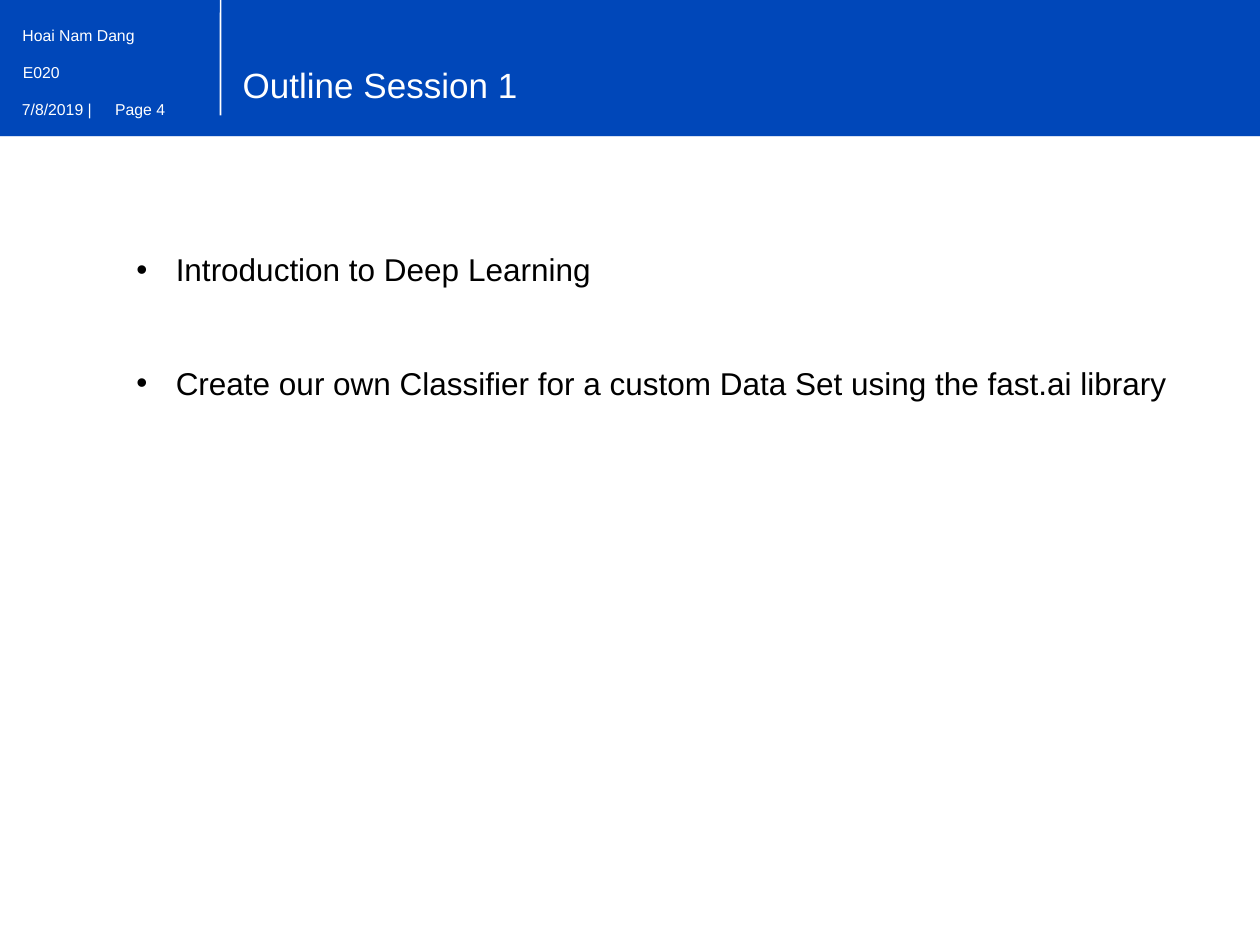
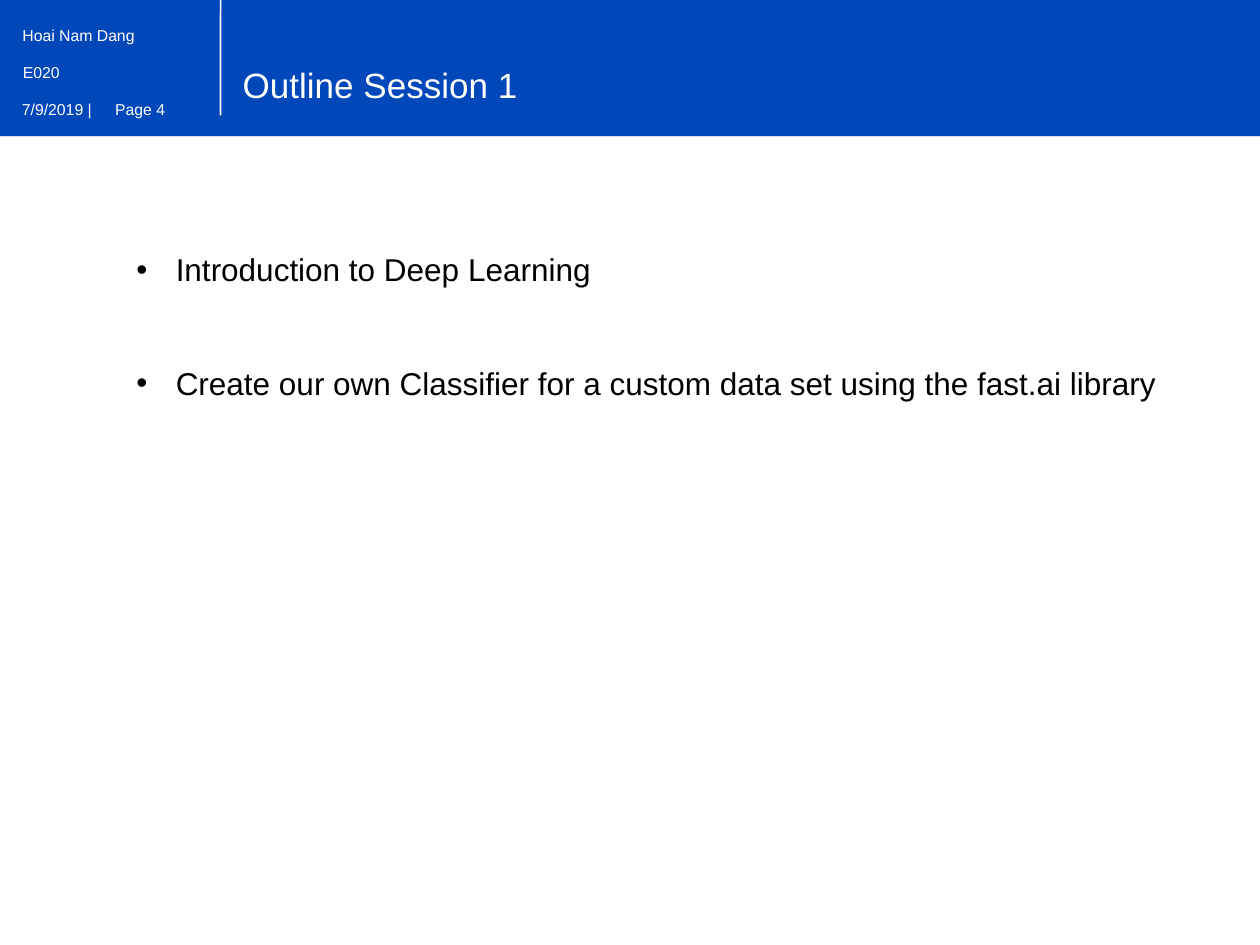
Before and after one commit to Tholtus/DKFZ_Deep_Learning_Workshop, a slide deck: slide 4 of presentation_slides/Präsentation3.pptx. Drawn at 1260x945 pixels with LibreOffice and Linux fonts; fonts in the diff are those of the drawing; background and template pictures are left out. Boxes give left, top, right and bottom in pixels: in the first picture for what was removed or moved away, otherwise in the second. Text is boxed around its words. In the diff, an @@ line names an element or a change of style, - is before the commit and + after.

```diff
--- a/presentation_slides/Präsentation3.pptx
+++ b/presentation_slides/Präsentation3.pptx
@@ text at <box>10,93,126,144</box>: text changed @@
-7/8/2019 |
+7/9/2019 |
@@ text at <box>22,103,83,115</box>: text changed @@
-7/8/2019 |
+7/9/2019 |
@@ text at <box>176,372,1156,401</box>: text changed @@
-• Create our own Classifier for a custom Data Set using the fast.ai library
+• Create our own Classifier for a custom data set using the fast.ai library
```
Also in this commit, not shown: 21 other slides changed, 1 slide removed.
